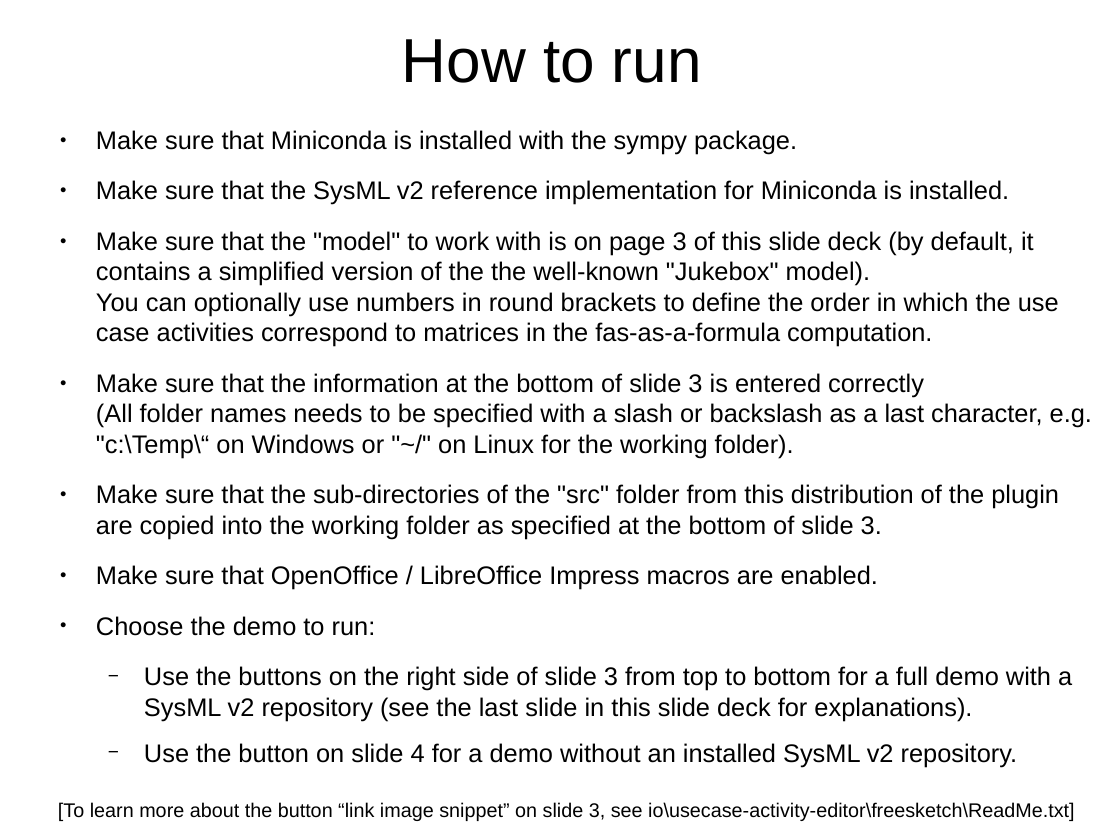
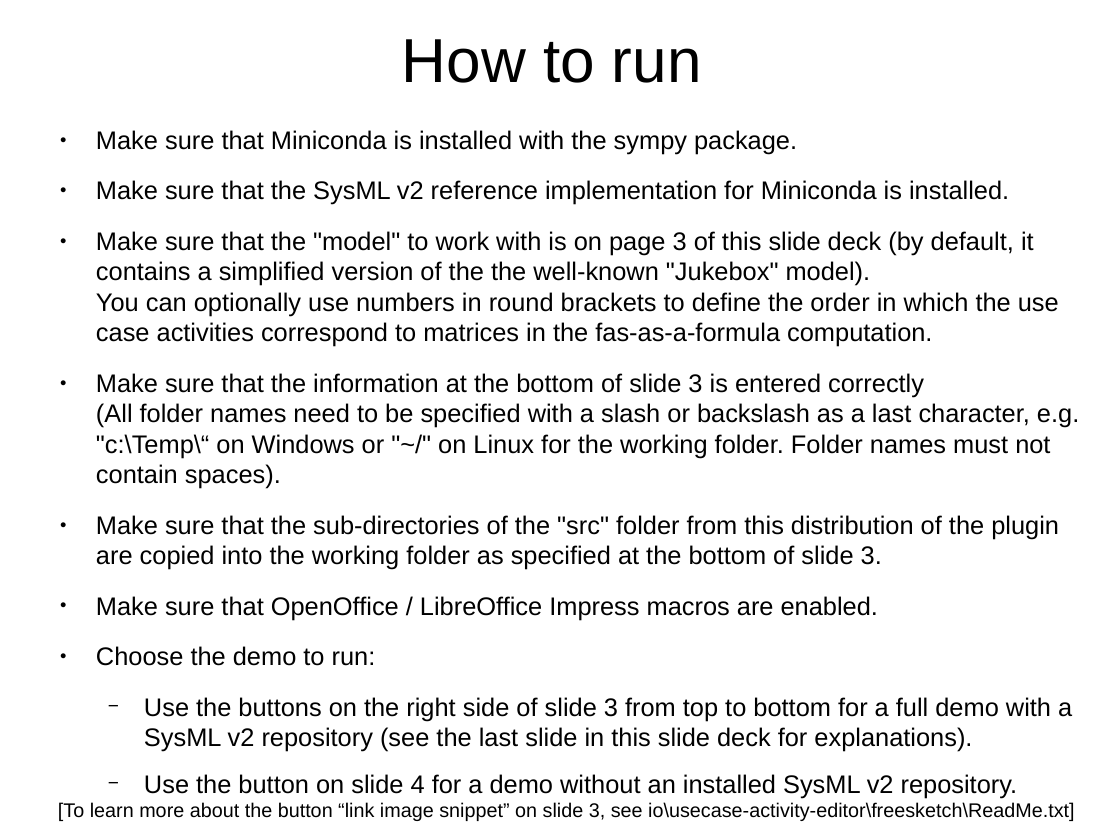
Before and after one commit to GfSE/fas4sysmlv2, a slide deck: slide 2 of src/io/usecase-activity-editor/fas_frontend.odp. Drawn at 1120x840 pixels with LibreOffice and Linux fonts; fonts in the diff are those of the drawing. Boxes give left, top, right and bottom in pixels: in the first picture for what was removed or moved away, otherwise in the second. Text is boxed around its words. In the diff, an @@ line names an element or a change of style, - is before the commit and + after.

Commit message:
More precise specification of folder naming constraints

```diff
--- a/src/io/usecase-activity-editor/fas_frontend.odp
+++ b/src/io/usecase-activity-editor/fas_frontend.odp
@@ text at (96,373,1079,489): text changed @@
-● Make sure that the information at the bottom of slide 3 is entered correctly
-  (All folder names needs to be specified with a slash or backslash as a last character, e.g. "c:\Temp\“ on Windows or "~/" on Linux for the working folder).
+● Make sure that the information at the bottom of slide 3 is entered correctly
+  (All folder names need to be specified with a slash or backslash as a last character, e.g. "c:\Temp\“ on Windows or "~/" on Linux for the working folder. Folder names must not
+  contain spaces).
```
